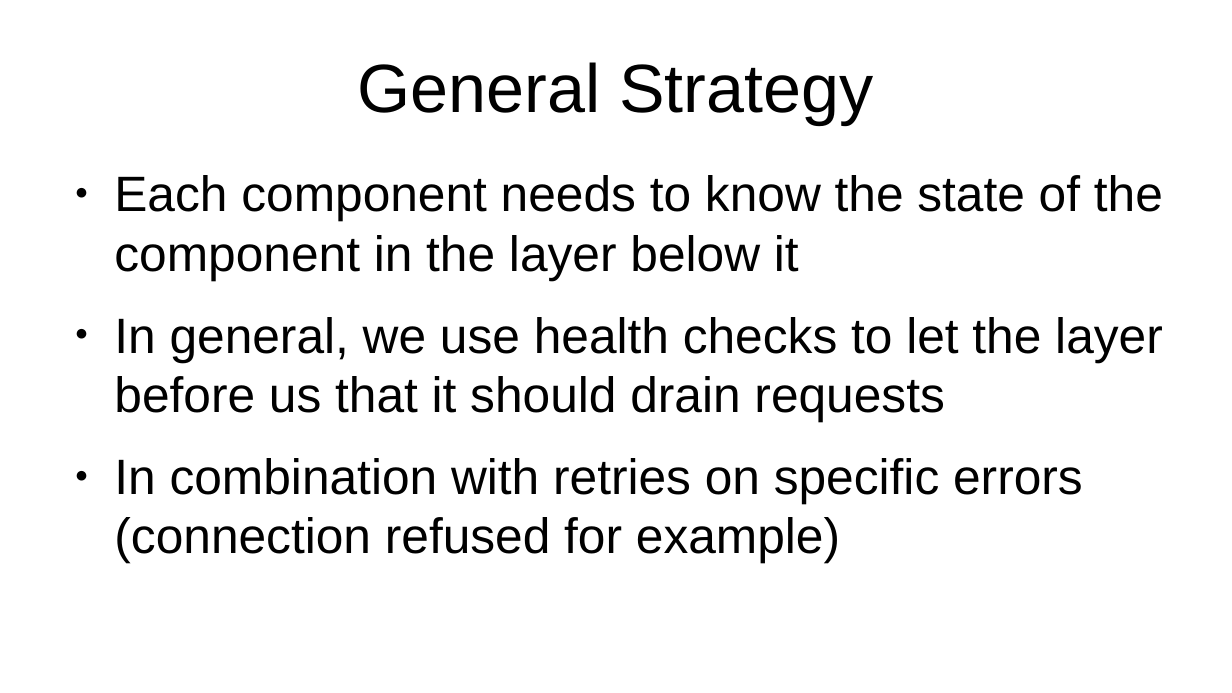
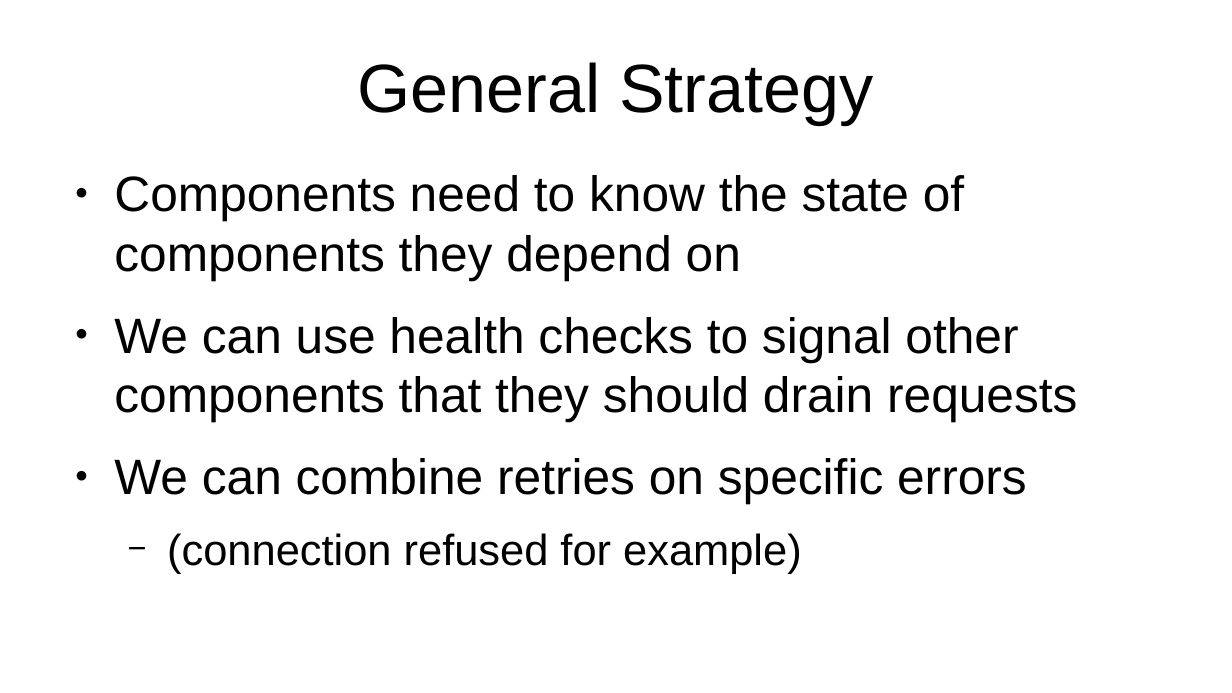
Before and after one commit to solo-io/hoot, a slide deck: slide 3 of 11-hitless-delpoy/slides.odp (slide 4 before the commit). Drawn at 1232x693 pixels with LibreOffice and Linux fonts; fonts in the diff are those of the drawing. Boxes give left, top, right and bottom in pixels: in the first picture for what was removed or moved away, otherwise in the second. Text is boxed around its words. In the diff, an @@ line names an element or a change of style, - is before the commit and + after.

```diff
--- a/11-hitless-delpoy/slides.odp
+++ b/11-hitless-delpoy/slides.odp
@@ text at (x1=114, y1=175, x2=1077, y2=574): text changed @@
-● Each component needs to know the state of the component in the layer below it
-● In general, we use health checks to let the layer before us that it should drain requests
-● In combination with retries on specific errors (connection refused for example)
+● Components need to know the state of components they depend on
+● We can use health checks to signal other components that they should drain requests
+● We can combine retries on specific errors
+  − (connection refused for example)
```
Also in this commit, not shown: 7 other slides changed, 1 slide added, 1 other file.
